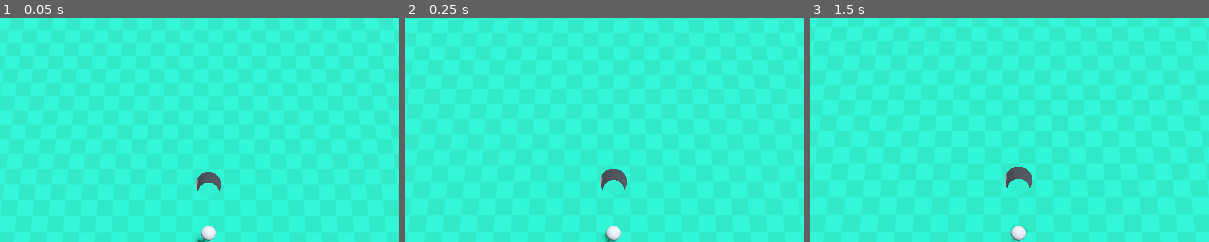
Above: before the commit, frames 1-3 (left to right).
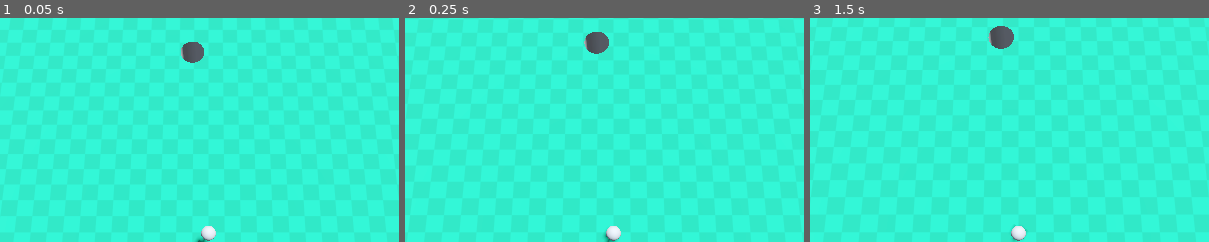
Above: after the commit, the same moments.

Repository: acasualmemelord/Infinite-Golf
Game: Godot game, scene res://golf_course.tscn
Two runs of this game, one before a commit and one after it. Both use one fixed random seed, a clock stepped at 60 frames per second and the inputs below.
Inputs (mouse positions are % of the whole screen's width and height, from its top left):
- Up to frame 1 (0.05 s): no input
- Up to frame 2 (0.25 s): no input
- Up to frame 3 (1.5 s): move the mouse to (72, 45) at 0.52 s; press the mouse at (72, 45) at 0.53 s; tap Enter at 1.25 s; move the mouse to (30, 55) at 1.27 s; release the mouse at (30, 55) at 1.28 s; click (30, 55) at 1.35 s
The pictures show only the part of the screen within x 24-74%, y 14-63%; the shares and areas given below are measured in that part.

The runs differ from the first frame. In frame 1, 0.8% of the frame differs, in the area x 45-56%, y 10-78%; in frame 2, 0.8%; in frame 3, 0.9%, in the area x 44-56%, y 3-76%.

Commit message:
tje game

Diff:
--- /dev/null
+++ b/player_variables.gd
@@ -0,0 +1,32 @@
+extends Node
+
+var rng = RandomNumberGenerator.new()
+var level : int = 1
+var strokes: int = 0
+var holePos: Vector3
+#var updateObstacles: bool = false;
+
+var str = "level %s: %s"
+var str2 = "level %s: %s (%s strokes)"
+
+signal updateHole
+signal updateObstacles
+
+# Called when the node enters the scene tree for the first time.
+func _ready() -> void:
+	holePos = Vector3(rng.randf_range(-8, 8), 0, rng.randf_range(-8, 8))
+	var temp = str % [level, holePos]
+	print(temp)
+	emit_signal("updateHole")
+
+func nextLevel() -> void:
+	holePos = Vector3(rng.randf_range(-8, 8), 0, rng.randf_range(-8, 8))
+	level += 1
+	var temp = str2 % [level, holePos, strokes]
+	print(temp)
+	strokes = 0
+	emit_signal("updateObstacles")
+
+# Called every frame. 'delta' is the elapsed time since the previous frame.
+func _process(delta: float) -> void:
+	pass
--- a/project.godot
+++ b/project.godot
@@ -12,8 +12,12 @@
 
 config/name="Infinite-Golf"
 run/main_scene="res://golf_course.tscn"
-config/features=PackedStringArray("4.2", "Forward Plus")
+config/features=PackedStringArray("4.3", "Forward Plus")
 config/icon="res://icon.svg"
+
+[autoload]
+
+PlayerVariables="*res://player_variables.gd"
 
 [input]
 
--- a/scenes/fakelevel.tscn
+++ b/scenes/fakelevel.tscn
@@ -1,7 +1,8 @@
-[gd_scene load_steps=4 format=3 uid="uid://ddndauqdm8obq"]
+[gd_scene load_steps=5 format=3 uid="uid://ddndauqdm8obq"]
 
 [ext_resource type="Material" uid="uid://c0ud8ap10h0la" path="res://assets/red.tres" id="1_763p7"]
 [ext_resource type="Material" uid="uid://b6vsk6qwx2bc5" path="res://assets/green.tres" id="2_rg400"]
+[ext_resource type="Script" path="res://scripts/hole.gd" id="3_o2olt"]
 
 [sub_resource type="BoxShape3D" id="BoxShape3D_516aq"]
 size = Vector3(20, 1, 20)
@@ -41,6 +42,7 @@
 radius = 0.204927
 height = 1.216
 sides = 18
+script = ExtResource("3_o2olt")
 
 [node name="StaticBody3D" type="StaticBody3D" parent="."]
 collision_layer = 2
--- a/scenes/level.tscn
+++ b/scenes/level.tscn
@@ -1,7 +1,9 @@
-[gd_scene load_steps=4 format=3 uid="uid://cgcv2cybxk4or"]
+[gd_scene load_steps=6 format=3 uid="uid://cgcv2cybxk4or"]
 
 [ext_resource type="Material" uid="uid://c0ud8ap10h0la" path="res://assets/red.tres" id="1_r7a61"]
+[ext_resource type="Script" path="res://scripts/walls.gd" id="2_loe7y"]
 [ext_resource type="Material" uid="uid://b6vsk6qwx2bc5" path="res://assets/green.tres" id="2_wsfcy"]
+[ext_resource type="Script" path="res://scripts/hole.gd" id="3_ygkav"]
 
 [sub_resource type="BoxShape3D" id="BoxShape3D_516aq"]
 size = Vector3(20, 1, 20)
@@ -15,6 +17,7 @@
 transform = Transform3D(-4.37114e-08, 0, 1, 0, 1, 0, -1, 0, -4.37114e-08, 10, 0, 0)
 size = Vector3(20, 1.5, 0.4)
 material = ExtResource("1_r7a61")
+script = ExtResource("2_loe7y")
 
 [node name="mainWall2" type="CSGBox3D" parent="CSGCombiner3D"]
 transform = Transform3D(-4.37114e-08, 0, 1, 0, 1, 0, -1, 0, -4.37114e-08, -10, 0, 0)
@@ -31,6 +34,11 @@
 size = Vector3(20, 1.5, 0.4)
 material = ExtResource("1_r7a61")
 
+[node name="Wall" type="CSGBox3D" parent="CSGCombiner3D"]
+transform = Transform3D(-1, 0, -1.50996e-07, 0, 1, 0, 1.50996e-07, 0, -1, 10, 100, -10)
+size = Vector3(5, 0.5, 0.4)
+material = ExtResource("1_r7a61")
+
 [node name="ground" type="CSGBox3D" parent="CSGCombiner3D"]
 size = Vector3(20, 1, 20)
 material = ExtResource("2_wsfcy")
@@ -41,6 +49,7 @@
 radius = 0.204927
 height = 1.216
 sides = 18
+script = ExtResource("3_ygkav")
 
 [node name="StaticBody3D" type="StaticBody3D" parent="."]
 collision_layer = 2
--- a/scripts/golf_ball_controller.gd
+++ b/scripts/golf_ball_controller.gd
@@ -11,7 +11,6 @@
 var speed : Vector3
 var distance : float
 var direction :Vector3
-
 
 func _ready() -> void:
 	#We set the scaler as top level to ignore parent's transformations.
@@ -36,8 +35,9 @@
 		selected = false
 
 func _process(delta) -> void:
-	if self.position.y < -25:
-		self.position.y = 25
+	if self.position.y < -4:
+		PlayerVariables.nextLevel()
+		self.position.y = 46
 
 	#Function to follow the golf ball.
 	scaler_follow()
@@ -48,6 +48,7 @@
 	velocity = Vector3(vector.x,0,vector.z)
 
 	self.apply_impulse(velocity, Vector3.ZERO)
+	PlayerVariables.strokes += 1
 
 #Function to the follow golf ball.
 func scaler_follow() -> void:
--- /dev/null
+++ b/scripts/hole.gd
@@ -0,0 +1,14 @@
+extends Node
+
+# Called when the node enters the scene tree for the first time.
+func _ready() -> void:
+	PlayerVariables.connect("updateHole", updateHole)
+	self.position = PlayerVariables.holePos
+	pass # Replace with function body.
+
+func updateHole() -> void:
+	self.position = PlayerVariables.holePos
+
+# Called every frame. 'delta' is the elapsed time since the previous frame.
+func _process(delta: float) -> void:
+	pass
--- /dev/null
+++ b/scripts/walls.gd
@@ -0,0 +1,23 @@
+extends Node
+
+var rng = RandomNumberGenerator.new()
+var wall
+# Called when the node enters the scene tree for the first time.
+func _ready() -> void:
+	PlayerVariables.connect("updateObstacles", updateObstacles)
+	wall = get_parent().get_node("Wall")
+	pass # Replace with function body.
+
+func updateObstacles() -> void:
+	var walls = []
+	for n in range(0, 5):
+		var temp = wall.duplicate()
+		temp.position = Vector3(rng.randf_range(-8, 8), 0.5, rng.randf_range(-8, 8))
+		temp.rotation = Vector3(0, deg_to_rad(rng.randf_range(0, 360)), 0)
+		walls.append(temp)
+		self.get_parent().add_child(temp)
+	print("added walls")
+
+# Called every frame. 'delta' is the elapsed time since the previous frame.
+func _process(delta: float) -> void:
+	pass
